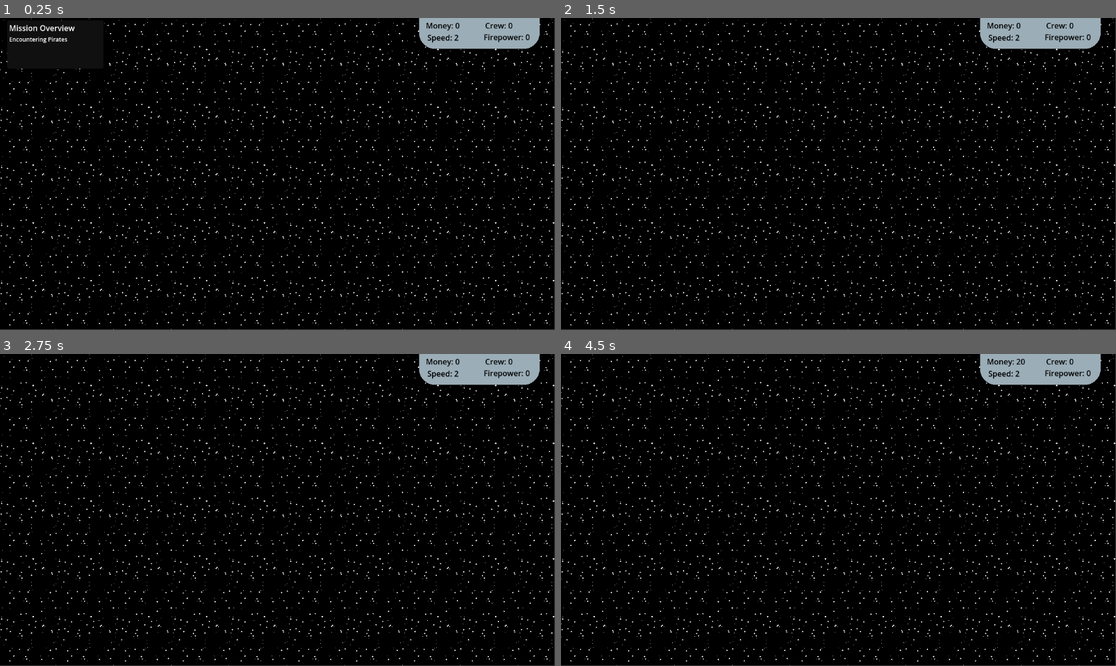
Above: before the commit, frames 1-4 (two rows, left to right).
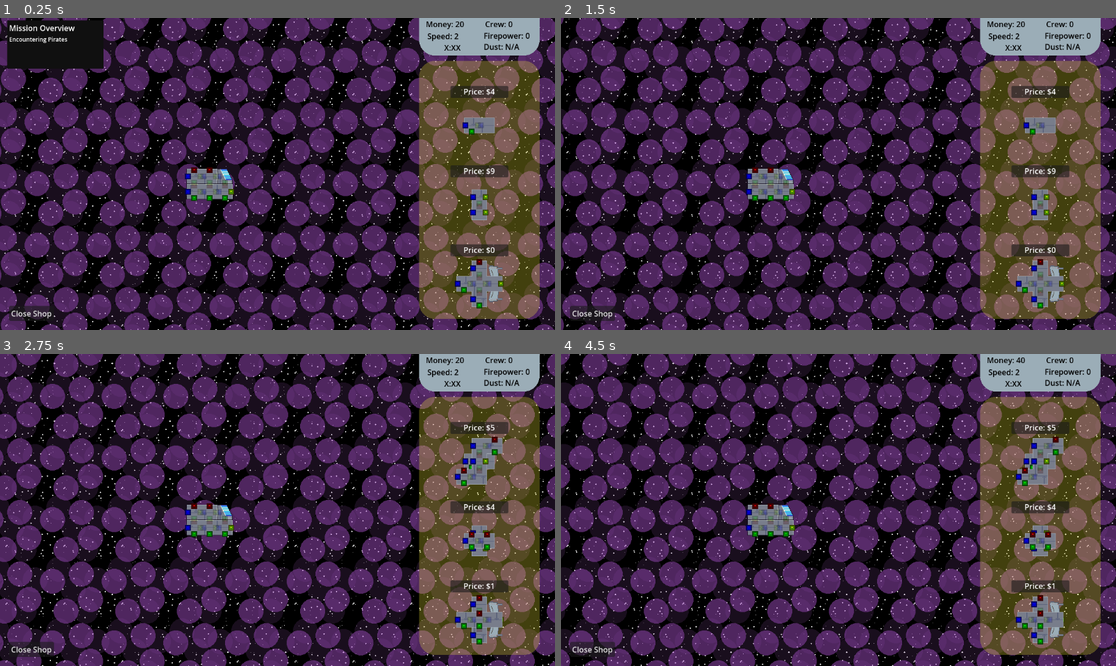
Above: after the commit, the same moments.

Repository: TreadTheDawnGames/GodotWildJam81
Game: Godot game, scene res://game.tscn
Two runs of this game, one before a commit and one after it. Both use one fixed random seed, a clock stepped at 60 frames per second and the inputs below. The engine's default icon, where the game draws it, is replaced by a stand-in: a white triangle on a blue panel in a dark square.
Inputs (mouse positions are in pixels of both pictures, inside the frame that each line leads up to):
- Up to frame 1 (0.25 s): no input
- Up to frame 2 (1.5 s): move the mouse to (960, 158) at 0.52 s; press the mouse at (960, 158) at 0.53 s; hold D (shipRIGHT) 0.53-1.25 s; release the mouse at (960, 158) at 1.25 s; drag from (727, 189) to (810, 236) at 1.27 s
- Up to frame 3 (2.75 s): move the mouse to (333, 441) at 2.02 s; press the mouse at (333, 441) at 2.03 s; hold D (shipRIGHT) from 2.03 s (still down); tap R (rotate) at 2.1 s
- Up to frame 4 (4.5 s): release D (shipRIGHT) at 2.75 s; release the mouse at (894, 441) at 2.75 s; drag from (810, 572) to (672, 463) at 2.77 s; move the mouse to (1005, 556) at 3.52 s; press the mouse at (1005, 556) at 3.53 s; hold A (shipLEFT) 3.53-4.25 s; tap M (DEBUG-AddMoney) at 4.15 s; release the mouse at (1005, 556) at 4.25 s; drag from (672, 463) to (755, 432) at 4.27 s

The runs differ from the first frame. In frame 1, 81% of the frame differs, in the area x 0-100%, y 0-100%; in frame 2, 83%; in frame 3, 83%; in frame 4, 83%.

Commit message:
Game transition loop complete

Diff:
--- a/GameInfoPanel.tscn
+++ b/GameInfoPanel.tscn
@@ -9,32 +9,48 @@
 
 [node name="MoneyLabel" type="RichTextLabel" parent="."]
 offset_left = -111.0
-offset_top = -16.0
+offset_top = -33.0
 offset_right = -4.0
-offset_bottom = 9.0
+offset_bottom = -8.0
 theme_override_colors/default_color = Color(0, 0, 0, 1)
 text = "Money: ERRR"
 
 [node name="CrewCountLabel" type="RichTextLabel" parent="."]
 offset_left = 12.0
-offset_top = -16.0
+offset_top = -33.0
 offset_right = 109.0
-offset_bottom = 10.0
+offset_bottom = -7.0
 theme_override_colors/default_color = Color(0, 0, 0, 1)
 text = "Crew: ERRR"
 
 [node name="FirepowerLabel" type="RichTextLabel" parent="."]
 offset_left = 9.0
-offset_top = 8.0
+offset_top = -9.0
 offset_right = 111.0
-offset_bottom = 41.0
+offset_bottom = 24.0
 theme_override_colors/default_color = Color(0, 0, 0, 1)
 text = "FirPwr: ERRR"
 
 [node name="SpeedLabel" type="RichTextLabel" parent="."]
 offset_left = -108.0
-offset_top = 9.0
+offset_top = -8.0
 offset_right = -8.0
-offset_bottom = 38.0
+offset_bottom = 21.0
 theme_override_colors/default_color = Color(0, 0, 0, 1)
 text = "Speed: ERRR"
+
+[node name="TimeLeft" type="RichTextLabel" parent="."]
+offset_left = -73.0
+offset_top = 16.0
+offset_right = -33.0
+offset_bottom = 56.0
+theme_override_colors/default_color = Color(0, 0, 0, 1)
+text = "E:RR"
+
+[node name="DustLabel" type="RichTextLabel" parent="."]
+offset_left = 9.0
+offset_top = 14.0
+offset_right = 110.0
+offset_bottom = 54.0
+theme_override_colors/default_color = Color(0, 0, 0, 1)
+text = "Dust: ERR%"
--- a/Scenes/LevelScenes/Pirates/pirate_ship.gd
+++ b/Scenes/LevelScenes/Pirates/pirate_ship.gd
@@ -24,9 +24,8 @@
 	if(global_position.y > -324):
 		if(goDirection.y > 1):
 			goDirection*=-1
-	var moveDir = goDirection.normalized() * GetSpeed() * 25 * delta
+	var moveDir = goDirection.normalized()  * 25 * delta  * (GetSpeed()/5.0)
 	global_position += moveDir
-	print(GetSpeed())
 	ClampPosition()
 	return
 
--- a/Scenes/LevelScenes/level.tscn
+++ b/Scenes/LevelScenes/level.tscn
@@ -14,3 +14,5 @@
 autostart = true
 
 [node name="AsteroidSpawner" parent="." instance=ExtResource("2_54rtb")]
+
+[node name="LevelTimer" type="Timer" parent="."]
--- a/Scenes/ParalaxBackground.tscn
+++ b/Scenes/ParalaxBackground.tscn
@@ -7,8 +7,10 @@
 [ext_resource type="Texture2D" uid="uid://sjvvuri7xn2m" path="res://Assets/Sprites/Asteroids/Nebula.png" id="5_0u2ay"]
 
 [node name="ColorRect" type="ColorRect"]
-offset_right = 1151.0
-offset_bottom = 647.0
+offset_left = -76.0
+offset_top = -47.0
+offset_right = 1286.0
+offset_bottom = 755.0
 mouse_filter = 2
 color = Color(0, 0, 0, 1)
 script = ExtResource("1_64flk")
@@ -18,18 +20,20 @@
 texture_repeat = 2
 material = ExtResource("2_xbw5s")
 layout_mode = 0
-offset_right = 1151.0
-offset_bottom = 647.0
+offset_top = 1.0
+offset_right = 1364.0
+offset_bottom = 832.0
 mouse_filter = 2
 texture = ExtResource("3_4uopt")
 stretch_mode = 1
 
 [node name="Nebula" type="TextureRect" parent="."]
-visible = false
 modulate = Color(1, 1, 1, 0.709804)
 material = ExtResource("4_d2qb2")
 layout_mode = 0
-offset_right = 1152.0
-offset_bottom = 648.0
+offset_left = -1.0
+offset_top = -1.0
+offset_right = 1362.0
+offset_bottom = 800.0
 texture = ExtResource("5_0u2ay")
 stretch_mode = 1
--- a/Scenes/ShipTilemapScenes/Player_Ship.tscn
+++ b/Scenes/ShipTilemapScenes/Player_Ship.tscn
@@ -9,6 +9,7 @@
 script = ExtResource("2_ptsrm")
 gameArea = Vector2(725, 648)
 gameAreaOffset = Vector2(0, 0)
+hitpoints = 7
 
 [node name="Sprite2D" parent="." index="0"]
 position = Vector2(48, 32)
--- a/Scenes/ShipTilemapScenes/cells/laser_cell.tscn
+++ b/Scenes/ShipTilemapScenes/cells/laser_cell.tscn
@@ -15,6 +15,7 @@
 curve = SubResource("Curve_rf6v0")
 
 [node name="Timer" type="Timer" parent="."]
+ignore_time_scale = true
 
 [node name="Sprite2D" type="Sprite2D" parent="."]
 texture = ExtResource("2_yp7oj")
--- a/Scenes/ShipTilemapScenes/player_ship.gd
+++ b/Scenes/ShipTilemapScenes/player_ship.gd
@@ -39,8 +39,11 @@
 	return able
 
 func GetFirepower() -> int:
-	#TODO Calculate Firepower based on number of weapon cells
-	return 0
+	var firepower : int = 0
+	for room in SubMaps:
+		if(is_instance_valid(room)):
+			firepower += room.get_children(true).filter(func(a): return a is LaserCell).size()
+	return firepower
 
 func GetCrewCount() -> int:
 	return get_children().filter(func(c): return c is Crewmate).size()
@@ -60,10 +63,12 @@
 func _process(delta: float) -> void:
 	if(editing):
 		return
-	var moveDir = Vector2(Input.get_axis("shipLEFT", "shipRIGHT"), Input.get_axis("shipUP", "shipDOWN")).normalized() * GetSpeed() * 50 * delta
+	var moveDir = Vector2(Input.get_axis("shipLEFT", "shipRIGHT"), Input.get_axis("shipUP", "shipDOWN")).normalized() * 50 * delta# * GetSpeed()
 	global_position += moveDir
 
 	ClampPosition()
+
+	Engine.time_scale = GetSpeed()/2.0
 
 	return
 
@@ -89,14 +94,12 @@
 	#for invalidCell in invalid:
 		#positionIndexedChildren.erase(invalidCell)
 
-func DamageRoom(_amount : int) -> bool:
-	#hitpoints -= amount
-	#if(hitpoints <=0):
-		#for cell : Cell in positionIndexedChildren.values():
-			#cell.Map.positionIndexedChildren.erase(cell.myCoords)
-			#cell.queue_free()
-		#if(get_parent() is PlayerShip):
-			#get_parent().ClearInvalidValues()
-		#queue_free()
-		#return true
+func DamageRoom(amount : int) -> bool:
+	%GameCamera.Shake()
+	hitpoints -= amount
+
+	if(hitpoints <=0):
+		print("YOU LOSE")
+		queue_free()
+		return true
 	return false
--- a/Scenes/UI/space_map.gd
+++ b/Scenes/UI/space_map.gd
@@ -1,10 +1,12 @@
 extends Control
+class_name SpaceMap
 
-
+var cruiser : Cruiser
 # Called when the node enters the scene tree for the first time.
 func _ready() -> void:
+	cruiser = get_node("Cruiser")
 	pass
 
 # Called every frame. 'delta' is the elapsed time since the previous frame.
-func _process(delta: float) -> void:
+func _process(_delta: float) -> void:
 	pass
--- a/Scenes/debug.gd
+++ b/Scenes/debug.gd
@@ -2,18 +2,23 @@
 
 const shopScene = preload("res://Scenes/ShipBuilder/shipyard.tscn")
 const LEVEL = preload("res://Scenes/LevelScenes/level.tscn")
+@onready var space_map: SpaceMap = $SpaceMap
+@onready var shipSpawnMarker: Marker2D = $playerShipSpawn
 
 var DEBUGcurrentLevel
 
+var flightSpeed : int = 1
+
 func _ready():
 	get_node("PlayerShip").EnterStorage()
+	space_map.cruiser.doneMoving.connect(TransitionToLevel)
+	GlobalPlayerInfo.AddMoney(20)
+	TransitionToShop()
 
 func _process(_delta: float) -> void:
 	if(Input.is_action_just_pressed("DEBUG-SpawnPlayerShip")):
 		GlobalPlayerInfo.ShipExitStorage(global_position )
 		print("Spawning ship")
-	if(Input.is_action_just_pressed("DEBUG-openShop")):
-		add_child(shopScene.instantiate())
 	if(Input.is_action_just_pressed("DEBUG-AddMoney")):
 		GlobalPlayerInfo.AddMoney(20)
 	if(Input.is_action_just_pressed("DEBUG-RandomLevel")):
@@ -30,3 +35,28 @@
 		if(DEBUGcurrentLevel):
 			DEBUGcurrentLevel.queue_free()
 		Background.StopScroll()
+
+
+func TransitionToLevel():
+	Engine.time_scale = flightSpeed
+	print("Arrived")
+	space_map.hide()
+	GlobalPlayerInfo.ShipExitStorage(shipSpawnMarker.global_position)
+	var level = LEVEL.instantiate() as Level
+	level.info = GlobalPlayerInfo.ActiveLevelInfo
+	add_child(level)
+	GlobalPlayerInfo.ActiveLevel = level
+	level.LevelComplete.connect(TransitionToShop)
+	return
+
+func TransitionToShop():
+	flightSpeed = GlobalPlayerInfo.ThePlayerShip.GetSpeed()
+	var shop = shopScene.instantiate()
+	add_child(shop)
+	shop.ShopClosed.connect(TransitionToSpaceMap)
+	return
+
+func TransitionToSpaceMap():
+	Engine.time_scale = 1
+	GlobalPlayerInfo.ShipEnterStorage()
+	space_map.show()
--- /dev/null
+++ b/ScreenShake.gd
@@ -0,0 +1,22 @@
+#https://www.youtube.com/watch?v=LGt-jjVf-ZU
+extends Camera2D
+class_name ScreenShake
+
+@export var randomStrength: float = 10.0
+@export var shakeFade: float = 10.0
+
+var rng = RandomNumberGenerator.new()
+
+var shake_str: float = 0.0
+
+func Shake():
+	shake_str = randomStrength
+
+func _process(delta: float) -> void:
+
+	if(shake_str >0):
+		shake_str = lerpf(shake_str,0,shakeFade*delta)
+		offset = RandomOffset()
+
+func RandomOffset() -> Vector2:
+	return Vector2(rng.randf_range(-shake_str, shake_str), rng.randf_range(-shake_str, shake_str))
--- a/Scripts/Globals/GlobalPlayerInfo.gd
+++ b/Scripts/Globals/GlobalPlayerInfo.gd
@@ -1,8 +1,13 @@
 extends Node
 
 var ThePlayerShip : PlayerShip
+var ActiveLevelInfo : LevelInfo
 var ActiveLevel : Level
 var Money : int
+var Reputation : int
+
+func AddRep(amount : int):
+	Reputation += amount
 
 func AddMoney(amount : int):
 	Money += amount
@@ -15,8 +20,8 @@
 		return true
 	return false
 
-func SetActiveLevel(level : Level):
-	ActiveLevel = level
+func SetActiveLevelInfo(level : LevelInfo):
+	ActiveLevelInfo = level
 
 func UnsetActiveLevel():
 	ActiveLevel = null
--- a/Scripts/LevelScripts/asteroid.gd
+++ b/Scripts/LevelScripts/asteroid.gd
@@ -39,7 +39,7 @@
 
 
 func _process(delta: float) -> void:
-	global_position.x -= speed * delta * float(GlobalPlayerInfo.ThePlayerShip.GetSpeed() / 2.0)
+	global_position.x -= speed * delta #* float(GlobalPlayerInfo.ThePlayerShip.GetSpeed() / 2.0)
 	if(global_position.x < -50):
 		queue_free()
 
--- a/Scripts/LevelScripts/asteroid_spawner.gd
+++ b/Scripts/LevelScripts/asteroid_spawner.gd
@@ -1,4 +1,5 @@
 extends Node2D
+class_name AsteroidSpawner
 
 var Density : int
 
@@ -25,7 +26,7 @@
 	return
 
 func AttemptToSpawn():
-	spawnTimer.start(1.0 / (float(Density) / 40.0 + GlobalPlayerInfo.ThePlayerShip.GetSpeed()))
+	spawnTimer.start(1.0 / (float(Density) / 40.0))# + GlobalPlayerInfo.ThePlayerShip.GetSpeed()))
 	if(randi()%100+1 < Density):
 		SpawnAsteroid()
 
--- a/Scripts/LevelScripts/level.gd
+++ b/Scripts/LevelScripts/level.gd
@@ -5,10 +5,20 @@
 @onready var asteroidSpawner: Node2D = $AsteroidSpawner
 @onready var pirate_spawner: PirateBuilder = $PirateSpawner
 @onready var pirateTimer: Timer = $PirateSpawner/pirateTimer
+@onready var level_timer: Timer = $LevelTimer
+var complete : bool = false
 
-
+signal LevelComplete
 
 func _ready():
+	asteroidSpawner = get_node("AsteroidSpawner")
+	pirate_spawner = get_node("PirateSpawner")
+	pirateTimer = get_node("PirateSpawner/pirateTimer")
+	level_timer = get_node("LevelTimer")
+	level_timer.wait_time = info.TimeToReach
+	level_timer.start()
+	level_timer.timeout.connect(TransitionOutOfLevel)
+
 	Background.useNeb = info.Nebula
 	var playerSpeed : float = float(GlobalPlayerInfo.ThePlayerShip.GetSpeed())
 	var Dust : CPUParticles2D = CPUParticles2D.new()
@@ -19,7 +29,7 @@
 	Dust.emission_shape = CPUParticles2D.EMISSION_SHAPE_RECTANGLE
 	Dust.emission_rect_extents = Vector2(1.0,325.0)
 	Dust.spread = 0.0
-	Dust.gravity = Vector2(-clamp(float(GlobalPlayerInfo.ThePlayerShip.GetSpeed())/5.0, 0.1, 20)*10,0)
+	Dust.gravity = Vector2(-clamp(float(playerSpeed)/5.0, 0.1, 20)*10,0)
 	Dust.initial_velocity_min = Dust.gravity.length()
 	Dust.color = Color.RED
 	#Dust.radial_accel_max = 8.0
@@ -48,3 +58,12 @@
 		pirateTimer.start()
 
 	return
+
+func TransitionOutOfLevel():
+	Background.StopScroll()
+	GlobalPlayerInfo.AddMoney(info.moneyAmt)
+	GlobalPlayerInfo.AddRep(info.Reputation)
+	complete = true
+	queue_free()
+	LevelComplete.emit()
+	return
--- a/Scripts/ShipContruction/cells/laser_cell.gd
+++ b/Scripts/ShipContruction/cells/laser_cell.gd
@@ -1,4 +1,5 @@
 extends Cell
+class_name LaserCell
 
 var active : bool = false
 @export var fireRate : float = 1.0
--- a/Scripts/ShipContruction/ship_builder.gd
+++ b/Scripts/ShipContruction/ship_builder.gd
@@ -7,6 +7,8 @@
 var playerShip : PlayerShip
 var addingRoom : ShipRoom
 var addingRoomCell : ConnectionCell
+
+signal ShopClosed
 
 func _ready() -> void:
 	playerShip = GlobalPlayerInfo.ShipExitStorage(get_node("ShipPositioner").global_position)
@@ -66,5 +68,6 @@
 func CloseShipyard():
 	playerShip.EnterStorage()
 	playerShip.editing = false
+	ShopClosed.emit()
 	queue_free()
 	print("Closing")
--- a/Scripts/ShipContruction/ship_room.gd
+++ b/Scripts/ShipContruction/ship_room.gd
@@ -140,15 +140,12 @@
 		if(int((global_position - goToOffset).distance_to(LocationMarker.global_position) * 100) > 2):
 			global_position = global_position.lerp(LocationMarker.global_position + goToOffset, returnSpeed * delta)
 		elif(Vector2i(global_position) != Vector2i(LocationMarker.global_position+ goToOffset)):
-			print(Vector2i(global_position),Vector2i(LocationMarker.global_position+ goToOffset))
 			global_position = LocationMarker.global_position + goToOffset
 
 func GetCellWithValidOpeningInDirection(dir : ConnectionCell.Direction):
 	for cell : ConnectionCell in positionIndexedChildren.values().filter(func(a): return a is ConnectionCell and a.validConnections.has(dir)):
 		if(!cell.GetNeighborInDirection(dir)):
-			print("Cell doesn't exist")
 			return cell
-	print("Cell DOES exist")
 	return null
 
 func DamageRoom(amount : int) -> bool:
@@ -156,7 +153,6 @@
 	print("self: ", self)
 	if(hitpoints <=0):
 		for cell : Cell in positionIndexedChildren.values():
-			print("Cell.Map: ", cell.Map)
 			cell.Map.positionIndexedChildren.erase(cell.myCoords)
 			cell.queue_free()
 		#if(get_parent() is PlayerShip):
--- a/Scripts/UI/Cruiser.gd
+++ b/Scripts/UI/Cruiser.gd
@@ -1,4 +1,6 @@
 extends Node2D
+
+class_name Cruiser
 
 signal doneMoving
 
--- a/Scripts/UI/LevelInfo.gd
+++ b/Scripts/UI/LevelInfo.gd
@@ -8,7 +8,7 @@
 	AsteroidDensity = asteroidDensity
 	AsteroidRoute = asteroidRoute
 	Nebula = nebula
-
+	moneyAmt = round(reputation * 0.2)
 	var distanceToStart: float = levelPosition.distance_squared_to(IdealStartPos)
 	DistanceFactor = remap(distanceToStart, 0.0, 1000.0, 0.0, 1.5)
 
@@ -27,18 +27,19 @@
 var AsteroidRoute: bool
 var Nebula: bool
 var DistanceFactor: Variant
+var moneyAmt : int
 
 static func generateRandomLevel(nebula: bool = false, levelPosition: Vector2 = IdealStartPos, canBeAsteroidRoute: bool = false, dumbMode: bool = false) -> LevelInfo:
 	return LevelInfo.new(getRandomTimeToReach(levelPosition), getRandomReputation(levelPosition), getRandomSpaceDust(), getRandomPirateChance(levelPosition), getRandomAsteroidDensity(levelPosition, canBeAsteroidRoute, dumbMode), nebula)
 
 func makePopupText(timeToReach: int, reputation: int, spaceDust: int, pirates: int, asteroidDensity: int, nebula: bool = false) -> String:
 	var popupText: String = ""
-	var timeToTravel = str(timeToReach)
-	popupText += "Time to Travel: " + timeToTravel + " Seconds\n"
+		#https://forum.godotengine.org/t/how-to-show-on-a-label-how-much-time-from-a-timer-is-left/13594
+	var timeString = "%d:%02d" % [floor(timeToReach / 60.0), int(timeToReach) % 60] +"\n"
+	popupText += "Time to Travel: " + timeString
 	var reputationAmt = str(reputation)
 	popupText += "Reputation: " + reputationAmt + "\n"
-	var moneyAmt = str(round(reputation * 0.2))
-	popupText += "Money: $" + moneyAmt + "\n"
+	popupText += "Money: $" + str(moneyAmt) + "\n"
 	var spaceDustText = str(spaceDust)
 	popupText += "Space Dust: " + spaceDustText + "%\n"
 	var pirateChance = str(pirates)
@@ -66,7 +67,7 @@
 	return clamp(distanceFactor, minValue, maxValue)
 	#return randi_range(minReputation, maxValueReputation)
 
-static func getRandomPirateChance(levelPosition: Vector2 = IdealStartPos) -> int:
+static func getRandomPirateChance(_levelPosition: Vector2 = IdealStartPos) -> int:
 	#var distance = levelPosition.distance_to(IdealStartPos)
 	#var minValue = 0
 	#var maxValue = randi_range(40, 70)
--- a/Scripts/UI/PointMapGenerator.gd
+++ b/Scripts/UI/PointMapGenerator.gd
@@ -50,7 +50,7 @@
 		var point = dictOfPoints[ id ]
 		var pointButton: TextureButton = point.get_node("TextureButton")
 		if point.global_position.distance_to(idealStartPos) < pointToGetConnectionsOf.global_position.distance_to(idealStartPos):
-			pointButton.disabled
+			#pointButton.disabled #This doesn't do anything unless you set it to true or false
 			pointButton.disconnect('mouse_entered', Callable(Popups, "showPitStopPopup"))
 			pointButton.disconnect('pressed', pointPressed)
 		else:
@@ -60,7 +60,7 @@
 			if hasVisionUpgrade:
 				var arrayOfConnectionsToConnectedPoint: Array = astar.get_point_connections( id )
 				for secondId in arrayOfConnectionsToConnectedPoint:
-					var secondPoint = setPopupsOnButton( secondId )
+					var _secondPoint = setPopupsOnButton( secondId )
 	if arrOfConnectedPoints.size() == 0:
 		for id in arrOfPointIdThatAreConnectedToTheMainPoint:
 			var point = setPopupsOnButton(id)
@@ -69,7 +69,7 @@
 			if hasVisionUpgrade:
 				var arrayOfConnectionsToConnectedPoint: Array = astar.get_point_connections( id )
 				for secondId in arrayOfConnectionsToConnectedPoint:
-					var secondPoint = setPopupsOnButton( secondId )
+					var _secondPoint = setPopupsOnButton( secondId )
 	return arrOfConnectedPoints
 
 
@@ -123,6 +123,7 @@
 			var dist: float = get_global_mouse_position().distance_squared_to( clickedPoint.global_position )
 			if dist > clickedPoint.marg:
 				moveCruiserToThisPoint( clickedPoint.global_position )
+				GlobalPlayerInfo.SetActiveLevelInfo(dictOfLevelInfos.get(point))
 				pass
 
 func connectPointsOnMap() -> void:
--- a/Scripts/UI/game_info_panel.gd
+++ b/Scripts/UI/game_info_panel.gd
@@ -5,6 +5,8 @@
 @onready var crew_count_label: RichTextLabel = $CrewCountLabel
 @onready var firepower_label: RichTextLabel = $FirepowerLabel
 @onready var speed_label: RichTextLabel = $SpeedLabel
+@onready var time_left: RichTextLabel = $TimeLeft
+@onready var dust_label: RichTextLabel = $DustLabel
 
 
 func _ready() -> void:
@@ -19,6 +21,18 @@
 	crew_count_label.text = "Crew: " + str(ship.GetCrewCount())
 	firepower_label.text = "Firepower: " + str(ship.GetFirepower())
 	speed_label.text = "Speed: " + str(ship.GetSpeed())
+	if(GlobalPlayerInfo.ActiveLevel and !GlobalPlayerInfo.ActiveLevel.complete):
+		var timer = GlobalPlayerInfo.ActiveLevel.level_timer
+		var dustAmount = "Dust: " + str(GlobalPlayerInfo.ActiveLevelInfo.SpaceDust) + "%"
+	#https://forum.godotengine.org/t/how-to-show-on-a-label-how-much-time-from-a-timer-is-left/13594
+		time_left.text = "%d:%02d" % [floor(timer.time_left / 60), int(timer.time_left) % 60]
+		dust_label.text = dustAmount
+	else:
+		time_left.text = "X:XX"
+		dust_label.text = "Dust: N/A"
+
+
+
 	return
 
 func _process(_delta: float) -> void:
--- a/game.tscn
+++ b/game.tscn
@@ -1,32 +1,26 @@
-[gd_scene load_steps=5 format=3 uid="uid://ma5misc0fo5f"]
+[gd_scene load_steps=6 format=3 uid="uid://ma5misc0fo5f"]
 
 [ext_resource type="PackedScene" uid="uid://b3ou0ys527w25" path="res://Scenes/ShipTilemapScenes/Player_Ship.tscn" id="1_e2o6t"]
 [ext_resource type="Script" uid="uid://cpt8iweygokjs" path="res://Scenes/debug.gd" id="1_feb5d"]
 [ext_resource type="PackedScene" uid="uid://dnycrg3qoywj2" path="res://Scenes/UI/SpaceMap.tscn" id="2_feb5d"]
+[ext_resource type="Script" uid="uid://bbo65ha7vpc3w" path="res://ScreenShake.gd" id="3_7jktm"]
 [ext_resource type="PackedScene" uid="uid://dxyq5ccvvdfax" path="res://GameInfoPanel.tscn" id="4_fc0e3"]
 
 [node name="game" type="Node2D"]
 script = ExtResource("1_feb5d")
 
-[node name="ColorRect" type="ColorRect" parent="."]
-visible = false
-offset_right = 725.0
-offset_bottom = 648.0
-
-[node name="ColorRect2" type="ColorRect" parent="."]
-visible = false
-offset_left = 725.0
-offset_right = 1152.0
-offset_bottom = 648.0
-color = Color(0, 0, 0, 1)
-
 [node name="PlayerShip" parent="." instance=ExtResource("1_e2o6t")]
 
-[node name="Camera2D" type="Camera2D" parent="."]
+[node name="GameCamera" type="Camera2D" parent="."]
+unique_name_in_owner = true
 position = Vector2(576, 324)
+script = ExtResource("3_7jktm")
 
 [node name="SpaceMap" parent="." instance=ExtResource("2_feb5d")]
 visible = false
 
 [node name="MoneyPanel" parent="." instance=ExtResource("4_fc0e3")]
-position = Vector2(995, 20)
+position = Vector2(995, 34)
+
+[node name="playerShipSpawn" type="Marker2D" parent="."]
+position = Vector2(283, 325)
Binary file added: Assets/Sprites/Background/EndGameScreen.png
Not shown, added: Assets/Sprites/Background/EndGameScreen.png.import
Binary file changed: Assets/UI/SpaceMapBG.png
Not shown: 1 places in GameInfoPanel.tscn that only renumber resources
Not shown: 1 places in Scenes/ShipBuilder/shipyard.tscn that only renumber resources
Not shown, added: ScreenShake.gd.uid
